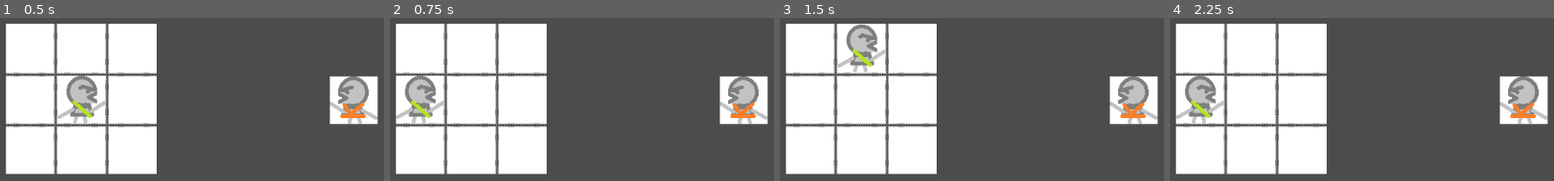
Above: before the commit, frames 1-4 (left to right).
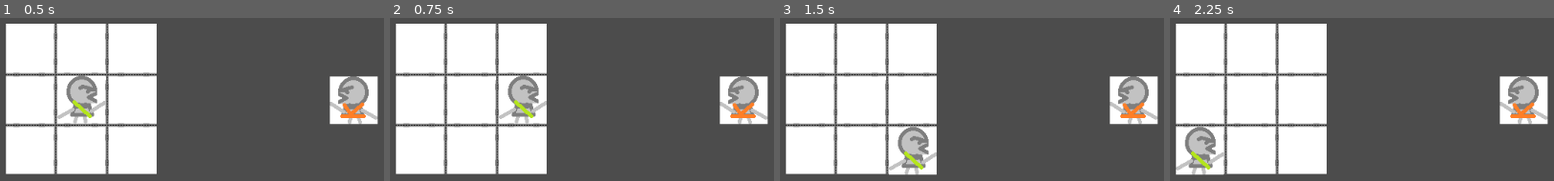
Above: after the commit, the same moments.

Repository: SamBumgardner/way-of-the-wandering-fist
Game: Godot game, scene res://map/Node2DBattle.tscn
Same seed, same stepped clock (60 frames per second), same inputs: the game is played once before the commit and once after it.
Inputs:
- Up to frame 1 (0.5 s): no input
- Up to frame 2 (0.75 s): tap Enter at 0.5 s; hold Right (ui_right) from 0.53 s (still down)
- Up to frame 3 (1.5 s): tap Space at 1.25 s; release Right (ui_right) at 1.28 s; hold Down (ui_down) from 1.28 s (still down)
- Up to frame 4 (2.25 s): tap Enter at 2 s; release Down (ui_down) at 2.03 s; hold Right (ui_right) from 2.03 s (still down)

Frame 1 is identical in both runs. In frame 2, 3.9% of the frame differs, in the area x 1-41%, y 35-65%; in frame 3, 4.0%; in frame 4, 4.0%, in the area x 1-14%, y 35-97%.

Commit message:
Move Once Per Key Press

Diff:
--- a/godot/map/hero-green-sash.gd
+++ b/godot/map/hero-green-sash.gd
@@ -36,16 +36,16 @@
 	return '(' + String(positionX) + ', ' + String(positionY) + ')'
 
 func _handleInput():
-	if (Input.is_key_pressed(KEY_LEFT)):
+	if (Input.is_action_just_pressed("ui_left")):
 		_moveLeft()
 
-	if (Input.is_key_pressed(KEY_RIGHT)):
+	if (Input.is_action_just_pressed("ui_right")):
 		_moveRight()
 
-	if (Input.is_key_pressed(KEY_UP)):
+	if (Input.is_action_just_pressed("ui_up")):
 		_moveUp()
 
-	if (Input.is_key_pressed(KEY_DOWN)):
+	if (Input.is_action_just_pressed("ui_down")):
 		_moveDown()
 
 func _moveDown():
